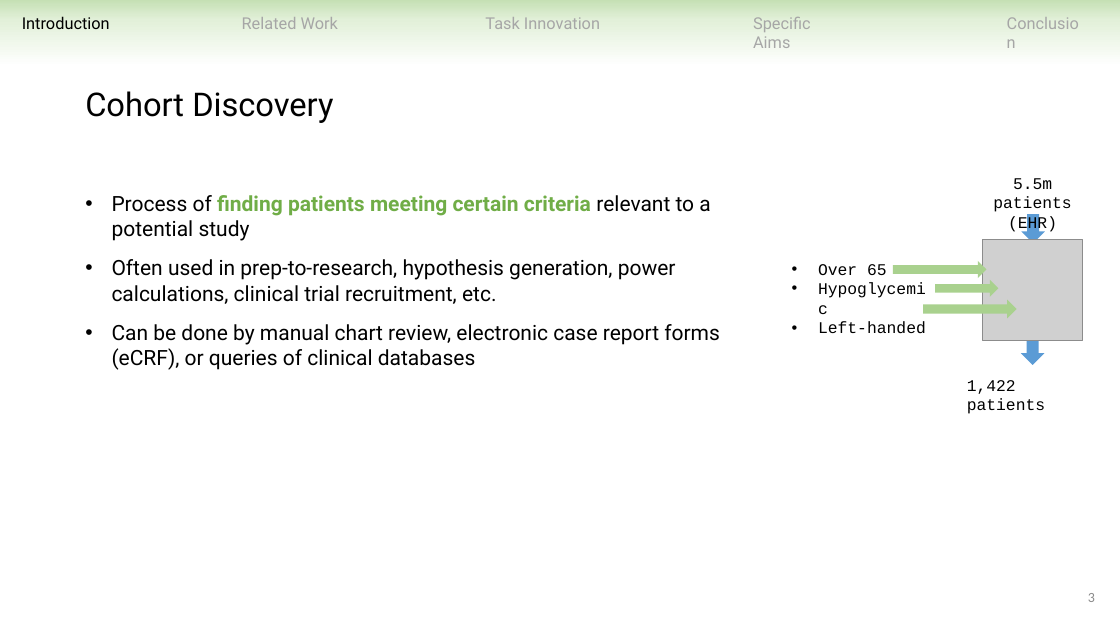
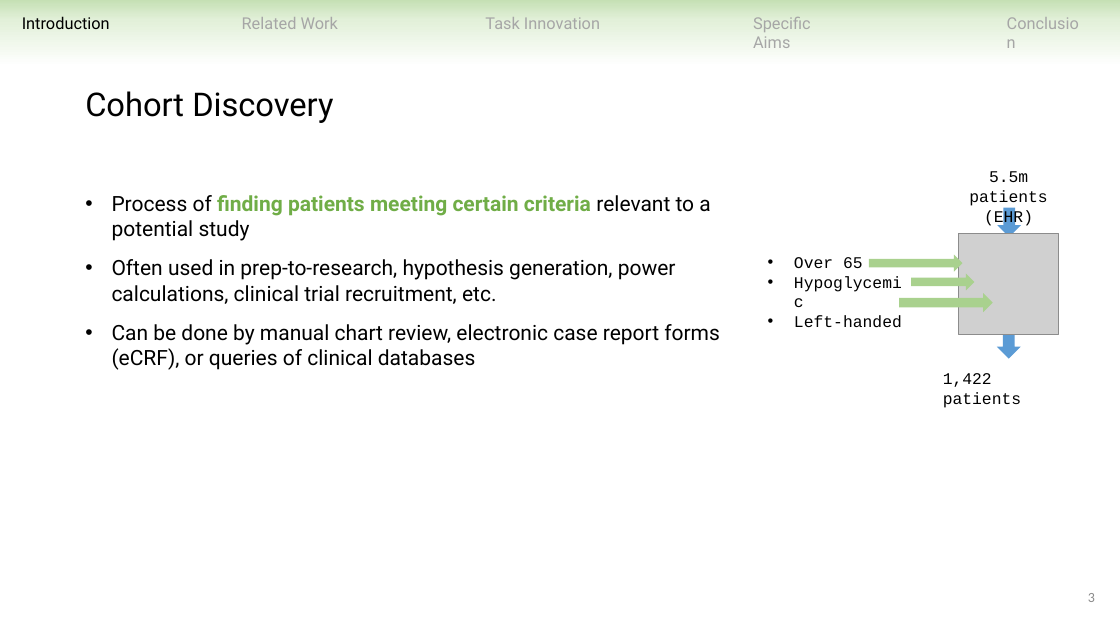
Before and after one commit to ndobb/dissertation, a slide deck: slide 3 of 4_general_exam/presentation/nic_dobbins_general_exam.pptx. Drawn at 1120x630 pixels with LibreOffice and Linux fonts; fonts in the diff are those of the drawing; grey boxes stand for pictures. Boxes give left, top, right and bottom in pixels: in the first picture for what was removed or moved away, otherwise in the second. Text is boxed around its words. In the diff, an @@ line names an element or a change of style, - is before the commit and + after.

```diff
--- a/4_general_exam/presentation/nic_dobbins_general_exam.pptx
+++ b/4_general_exam/presentation/nic_dobbins_general_exam.pptx
@@ 3 texts, 3 right arrows, 2 down arrows, 1 picture: place and size @@
-3 texts, 3 right arrows, 2 down arrows, 1 picture at (818,178,1083,414)
+3 texts, 3 right arrows, 2 down arrows, 1 picture at (794,171,1059,408)
```
Also in this commit, not shown: 21 other slides changed, 3 slides added, 1 slide removed.
